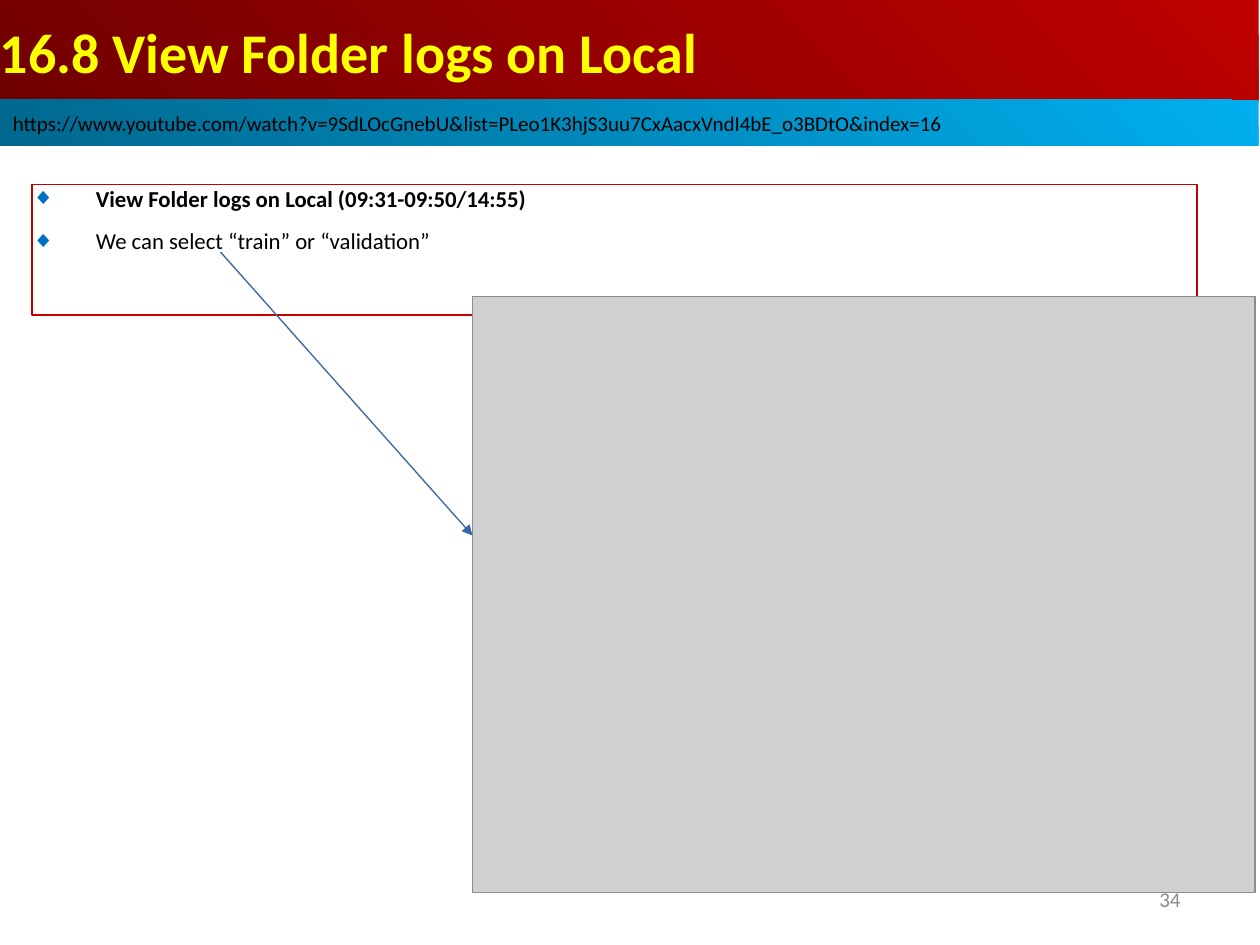
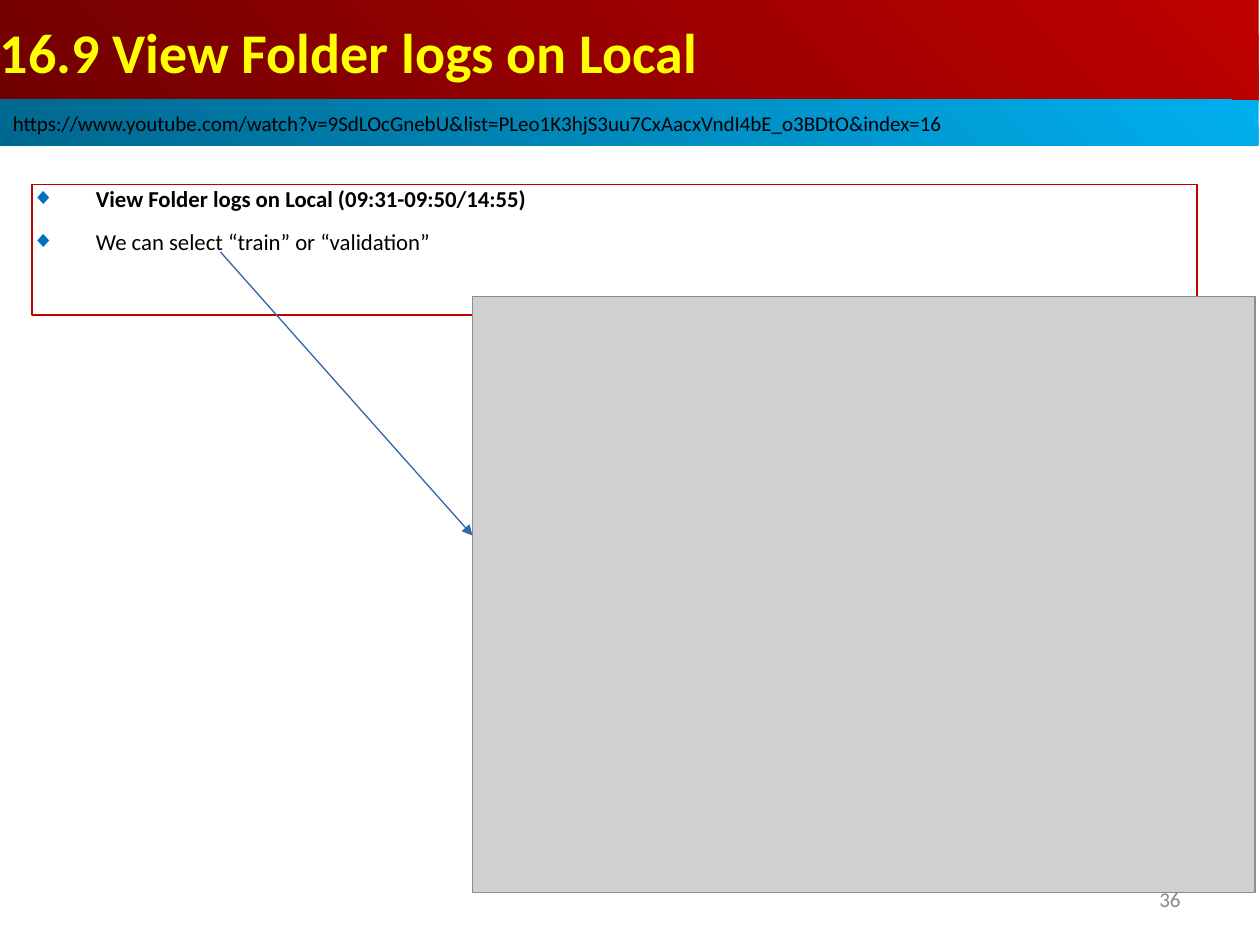
Before and after one commit to peterhchen/AIU_CS512_DL, a slide deck: slide 36 of 000_Lecture_Project/week06/01_Lecture/16_TB.ppt (slide 34 before the commit). Drawn at 1260x945 pixels with LibreOffice and Linux fonts; fonts in the diff are those of the drawing; grey boxes stand for pictures. Boxes give left, top, right and bottom in pixels: in the first picture for what was removed or moved away, otherwise in the second. Text is boxed around its words. In the diff, an @@ line names an element or a change of style, - is before the commit and + after.

```diff
--- a/000_Lecture_Project/week06/01_Lecture/16_TB.ppt
+++ b/000_Lecture_Project/week06/01_Lecture/16_TB.ppt
@@ text in rectangle at box(0, 33, 697, 83): text changed @@
-16.8 View Folder logs on Local
+16.9 View Folder logs on Local
@@ page number at box(1159, 889, 1180, 907): text changed @@
-34
+36
```
Also in this commit, not shown: 10 other slides changed, 2 slides added.
